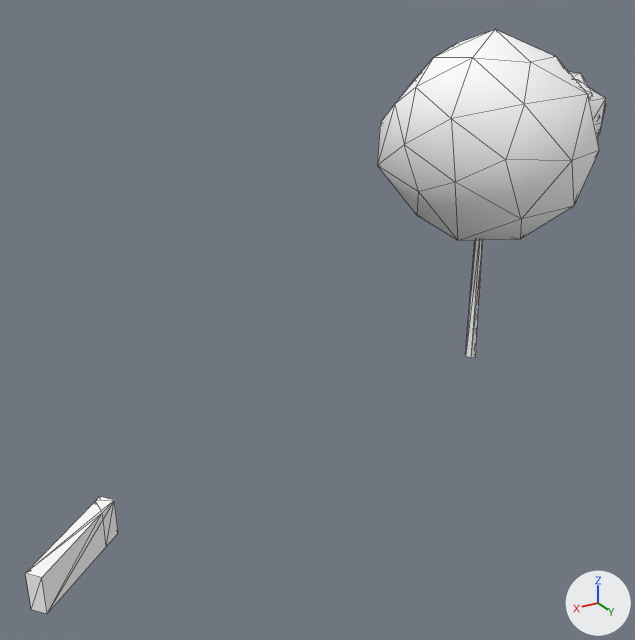
Two versions of the glTF model cities/arlov-borggatan/pack/tiles/c11_13.glb, one commit apart.
One viewpoint serves both versions: a 50 mm camera at (703.1, 811.1, 22.3) aimed at (688.5, 786.8, 10.1). Arrows for +X, +Y and +Z are at lower right; the lights stay in place. The older version comes first. Mesh edges are drawn as thin lines. Where no turn or scale is listed for an object, it has been applied to the vertices. Vertices at exactly the same position are counted once.

Objects in the first picture: 'SM_Trees_11_13', 'SM_Wall_RetainingWall_11_13'.
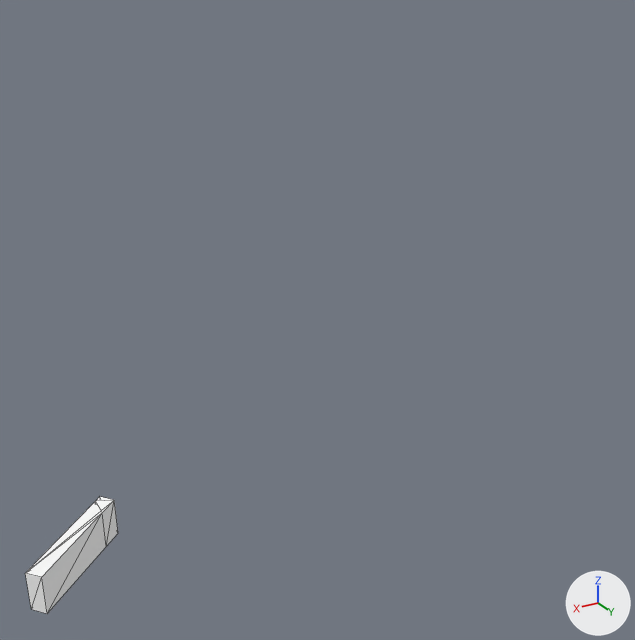
The newer file is also turned or shifted as a whole; pictures and numbers use the older file's frame.

Pixel boxes (x1, y1, x2, y2) of what changed, in the pictures (635 x 640 px; the box of a moved part takes in the faces that stretch with it):
'SM_Trees_11_13', deleted: before (378, 30, 606, 358)
    faces in mat_m_leaf (white #ffffff): (378, 30, 606, 241)
    faces in mat_m_bark_wood (white #ffffff): (465, 240, 483, 358)
part 1 of me_sm_wall_retainingwall_11_13, moved or reshaped: (25, 501, 114, 612) in both

Edits to the bpy script that builds the scene:
```text
Change me_sm_wall_retainingwall_11_13:
    used by ob_sm_wall_retainingwall_11_13; location = (698.54, 790.27, 6.51)
    verts and faces of me_sm_wall_retainingwall_11_13; kept vertices keep their numbers, new ones are numbered from 15
    before: 0 (1.55, 1.02, -0.59) at pixel (31, 609), 1 (1.23, 1.39, -0.6) at pixel (47, 613), 2 (1.23, 1.39, 0.6) at pixel (41, 577), 3 (1.55, 1.02, 0.61) at pixel (25, 573), 4 (-1.04, -0.56, -0.61) at pixel (106, 546)
    before: 6 (-1.55, -1.01, 0.59) at pixel (114, 500), 7 (-1.04, -0.56, 0.37) at pixel (103, 519), 8 (-1.04, -0.56, 0.59) at pixel (102, 512)
    remove me_sm_wall_retainingwall_11_13.from_pydata(...)  # 15 vertices, 22 faces; spans x -1.55..1.55, y -1.39..1.39, z -0.61..0.61
    add me_sm_wall_retainingwall_11_13.from_pydata(...)  # 14 vertices, 20 faces; spans x -1.55..1.55, y -1.39..1.39, z -0.61..0.62
    me_sm_wall_retainingwall_11_13 part 1
    add delete_vertices([1, 7])  # with the faces that use them
    add verts[0] = (1.55, 1.02, -0.58)  # moved, pixel (31, 609)
    add verts[3] = (1.55, 1.02, 0.62)  # moved, pixel (25, 573)
    add verts[15] = (1.23, 1.39, -0.59)  # pixel (47, 613)
    add faces += [(0, 15, 2), (4, 6, 8), (4, 8, 15), (2, 15, 8)]
Remove ob_sm_trees_11_13:
    ob_sm_trees_11_13 = bpy.data.objects.new('SM_Trees_11_13', me_sm_trees_11_13)
    ob_sm_trees_11_13.location = (679.31, 784.88, 12.46)
```
